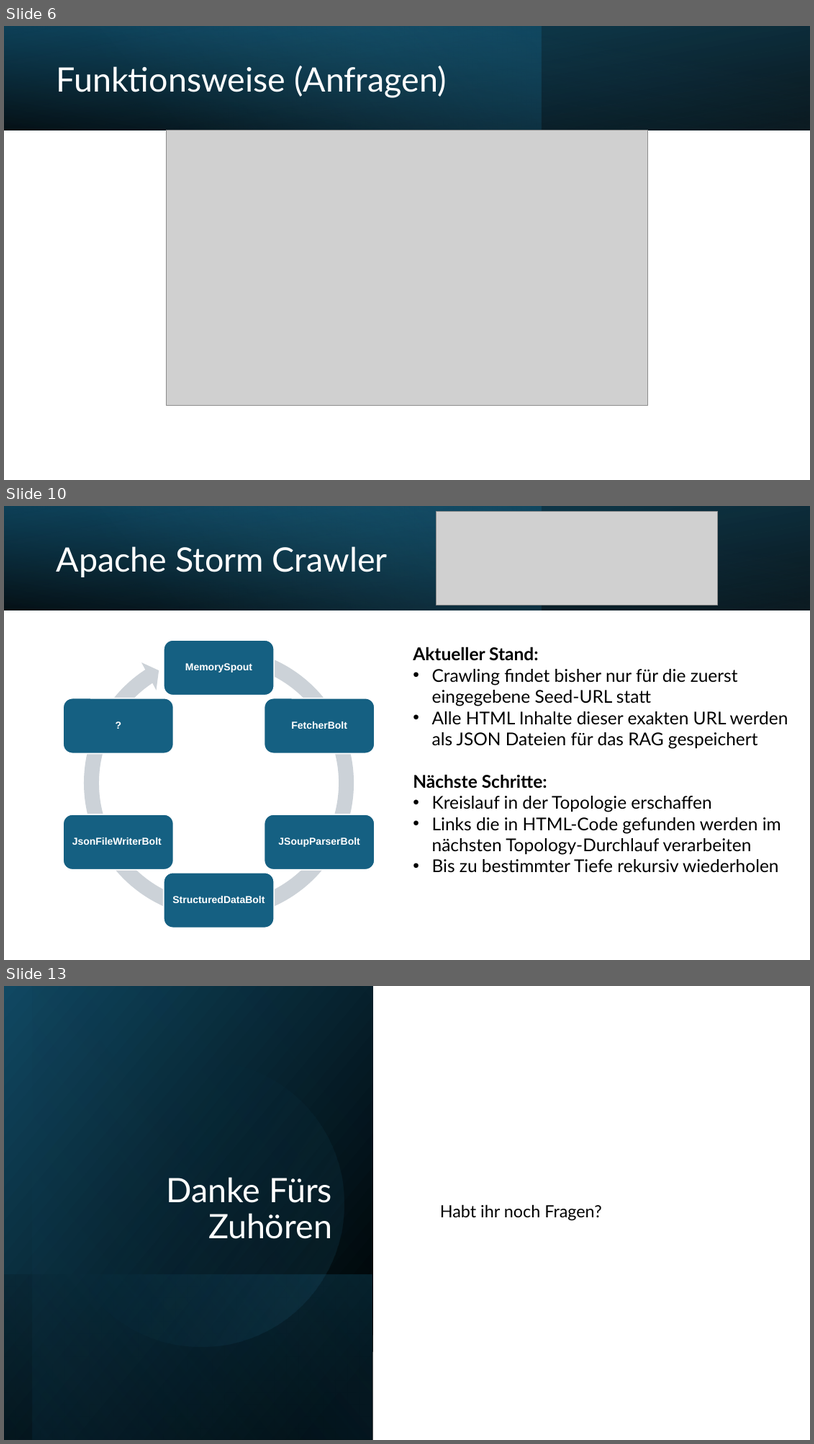
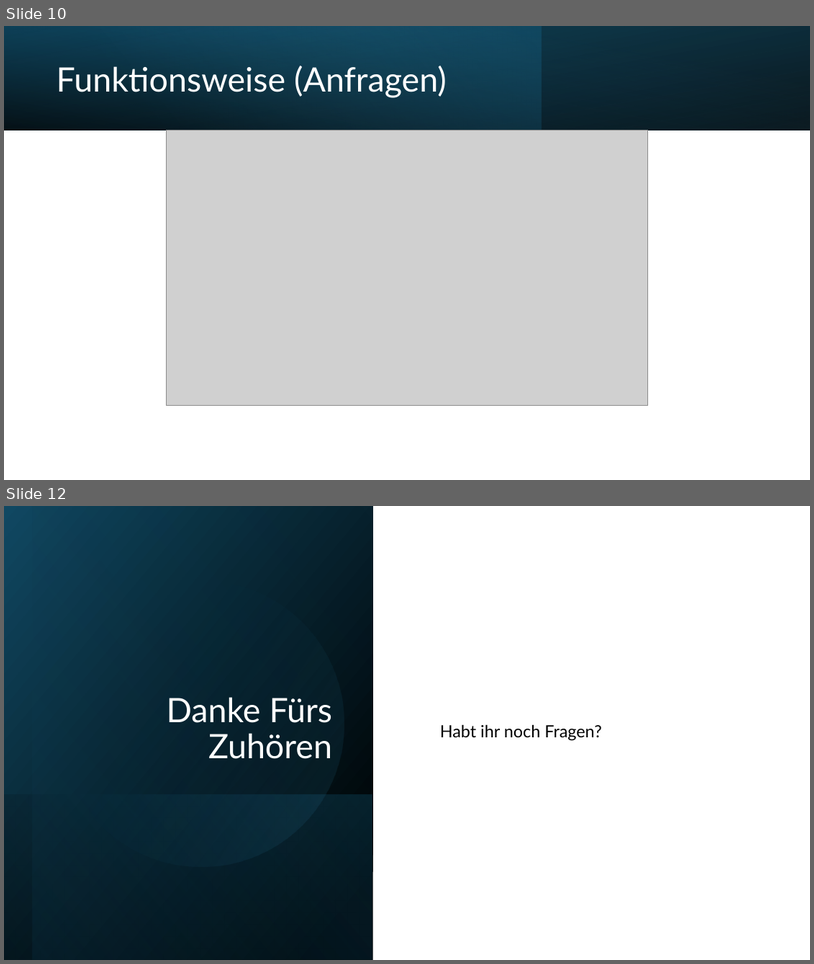
Before and after one commit to lroskn/praesi, a slide deck: Endergebnis.pptx. Shown one above the other, each under a label of ours: slides 6, 10 and 13 before the commit, slides 10 and 12 after it; the slides between them are not shown. The pictures are 814x1444 and 814x964 pixels, drawn with LibreOffice and Linux fonts; fonts in the diff are those of the drawing; grey boxes stand for pictures. Boxes give left, top, right and bottom in pixels: in the first picture for what was removed or moved away, otherwise in the second. Text is boxed around its words. In the diff, an @@ line names an element or a change of style, - is before the commit and + after.

```diff
--- a/Endergebnis.pptx
+++ b/Endergebnis.pptx
@@ slide 10 removed at (4, 506, 810, 960), background #FFFFFF @@
@@ rectangle removed at (4, 506, 810, 610) @@
@@ rectangle removed at (4, 506, 542, 610) @@
@@ rectangle removed at (4, 506, 810, 610) @@
@@ picture removed at (437, 512, 718, 605) @@
@@ title removed at (57, 546, 388, 577) @@
-Apache Storm Crawler
@@ text removed at (413, 646, 789, 872) @@
-Aktueller Stand:
-• Crawling findet bisher nur für die zuerst eingegebene Seed-URL statt
-• Alle HTML Inhalte dieser exakten URL werden als JSON Dateien für das RAG gespeichert
-Nächste Schritte:
-• Kreislauf in der Topologie erschaffen
-• Links die in HTML-Code gefunden werden im nächsten Topology-Durchlauf verarbeiten
-• Bis zu bestimmter Tiefe rekursiv wiederholen
@@ group removed at (63, 640, 375, 928): 6 rounded rectangles, 6 texts, 1 circular arrow @@
-MemorySpout
-FetcherBolt
-JSoupParserBolt
-StructuredDataBolt
-JsonFileWriterBolt
-?
@@ what was slide 6 is now slide 10 @@
@@ what was slide 13 is now slide 12 @@
```
Also in this commit, not shown: 1 slide changed, 4 slides added, 4 other slides removed, 2 other files.
